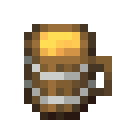
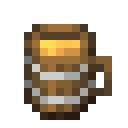
Before/after of a 128x128 layered artwork. What changed in the layer stack:
painted on "Liquid" over [40, 32, 80, 40]
